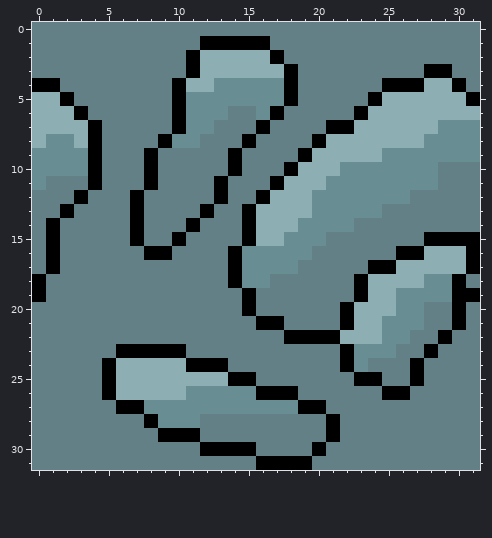
Pixel-art sprite, stored at sprites/Tileset/Tileset7.1.png. That is the earlier state.
The file is 32x32 pixels.
The same view after the edit:
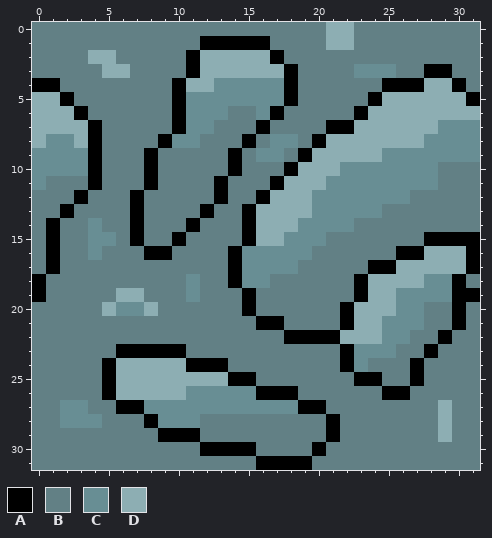
Palette (. is transparent): A #000000  B #628085  C #688e94  D #8daeb3
Edits made:
y 0..1: x 21..22 BB -> DD
y 2: x 4..5 BB -> DD
y 3: x 5..6 BB -> DD; x 23..25 BBB -> CCC
y 8: x 17..18 BB -> CC
y 9: x 16..17 BB -> CC
y 14: x 4 B -> C
y 15: x 4..5 BB -> CC
y 16: x 4 B -> C
y 18: x 11 B -> C
y 19: x 6..7 BB -> DD; x 11 B -> C
y 20: x 5..8 BBBB -> DCCD
y 27: x 2..3 BB -> CC; x 29 B -> D
y 28: x 2..4 BBB -> CCC; x 29 B -> D
y 29: x 29 B -> D
Changed places in both pictures, as pixel boxes (x1, y1, x2, y2):
changed: (256, 22, 396, 162)
changed: (88, 50, 130, 78)
changed: (88, 218, 200, 316)
changed: (60, 400, 102, 428)
changed: (438, 400, 452, 442)
